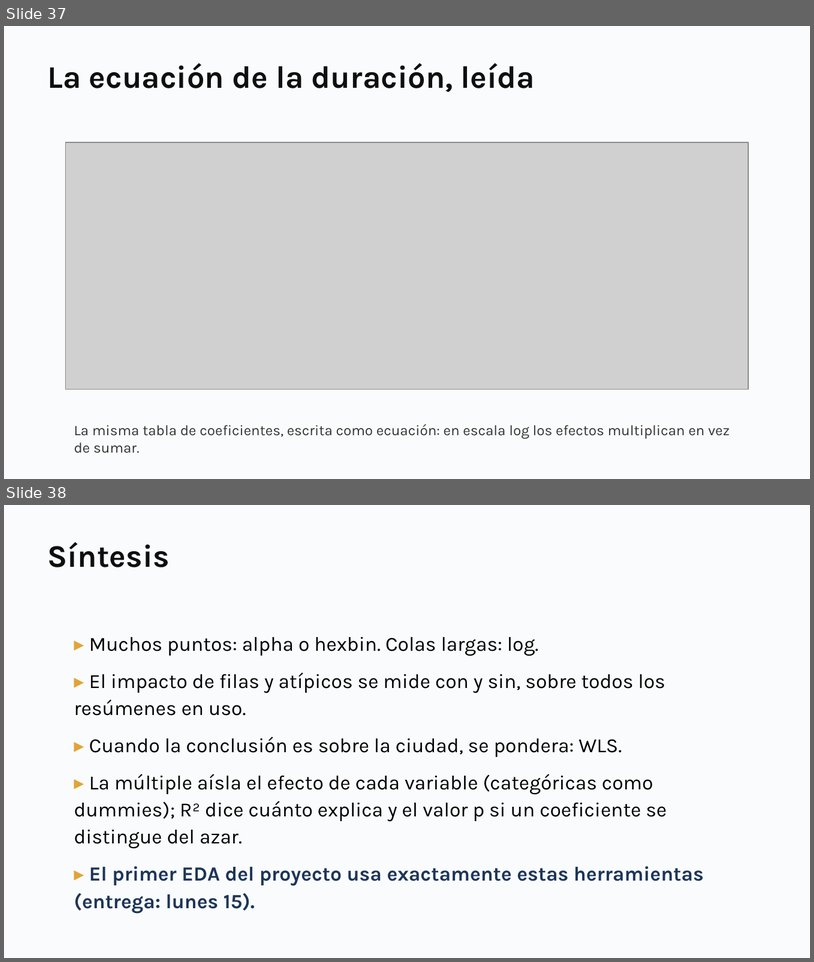
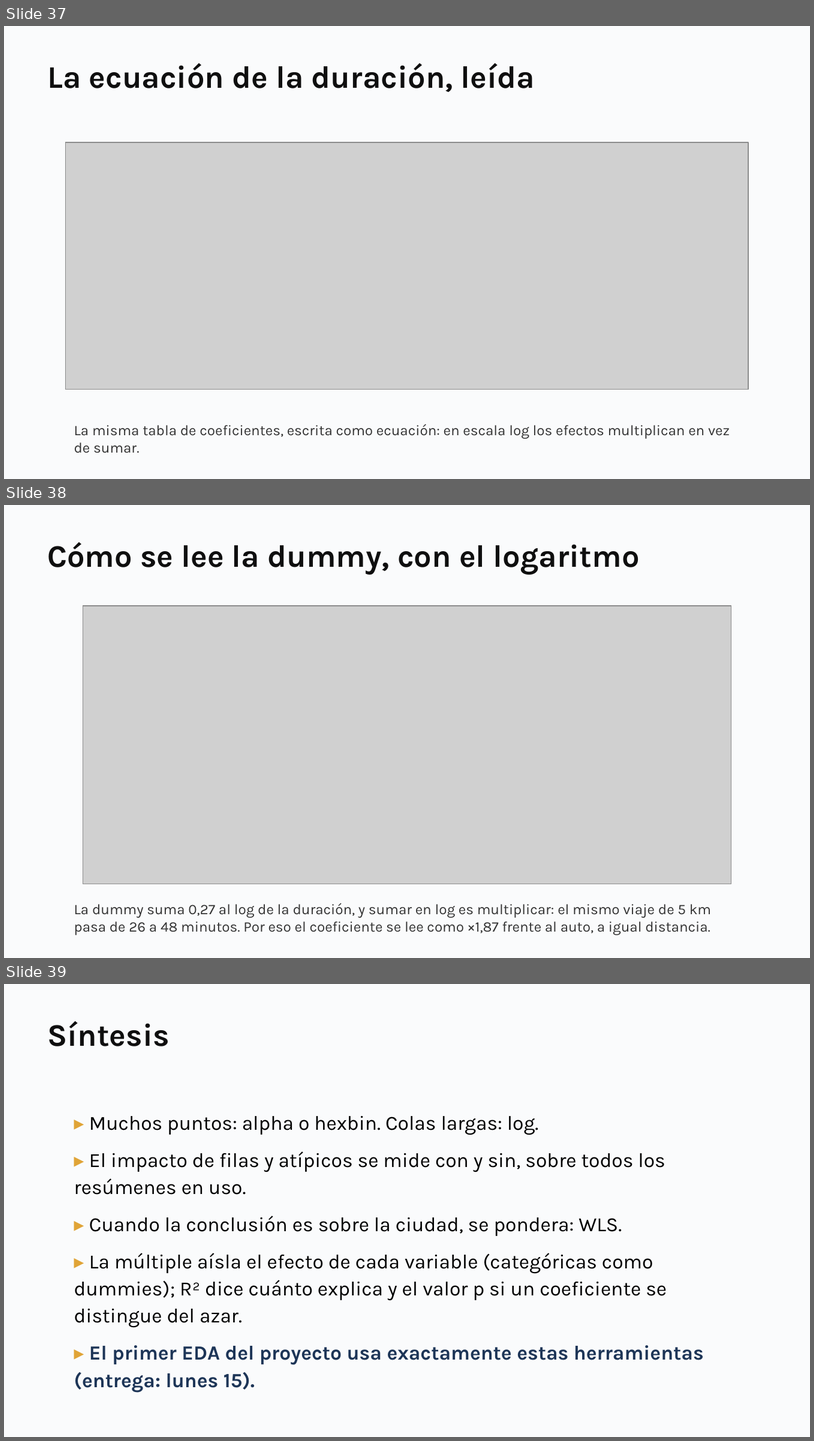
Before and after one commit to daniopitz/diplomado-cdd, a slide deck: presentaciones/clase04_regresion_multiple.pptx. Shown one above the other, each under a label of ours: slides 37 and 38 before the commit, slides 37, 38 and 39 after it. The pictures are 814x962 and 814x1441 pixels, drawn with LibreOffice and Linux fonts; fonts in the diff are those of the drawing; grey boxes stand for pictures. Boxes give left, top, right and bottom in pixels: in the first picture for what was removed or moved away, otherwise in the second. Text is boxed around its words. In the diff, an @@ line names an element or a change of style, - is before the commit and + after.

```diff
--- a/presentaciones/clase04_regresion_multiple.pptx
+++ b/presentaciones/clase04_regresion_multiple.pptx
@@ slide 38 added at (4, 505, 810, 958), background #FFFFFF @@
@@ rectangle added at (4, 505, 810, 958), fill #FAFBFC @@
@@ text added at (47, 542, 640, 574), 28 pt, text #0F0F0F, bold @@
+Cómo se lee la dummy, con el logaritmo
@@ picture added at (83, 606, 731, 884) @@
@@ text added at (74, 903, 711, 935), 13 pt, text #333333 @@
+La dummy suma 0,27 al log de la duración, y sumar en log es multiplicar: el mismo viaje de 5 km pasa de 26 a 48 minutos. Por eso el coeficiente se lee como ×1,87 frente al auto, a igual distancia.
@@ what was slide 38 is now slide 39 @@
```
Also in this commit, not shown: 3 other files.
